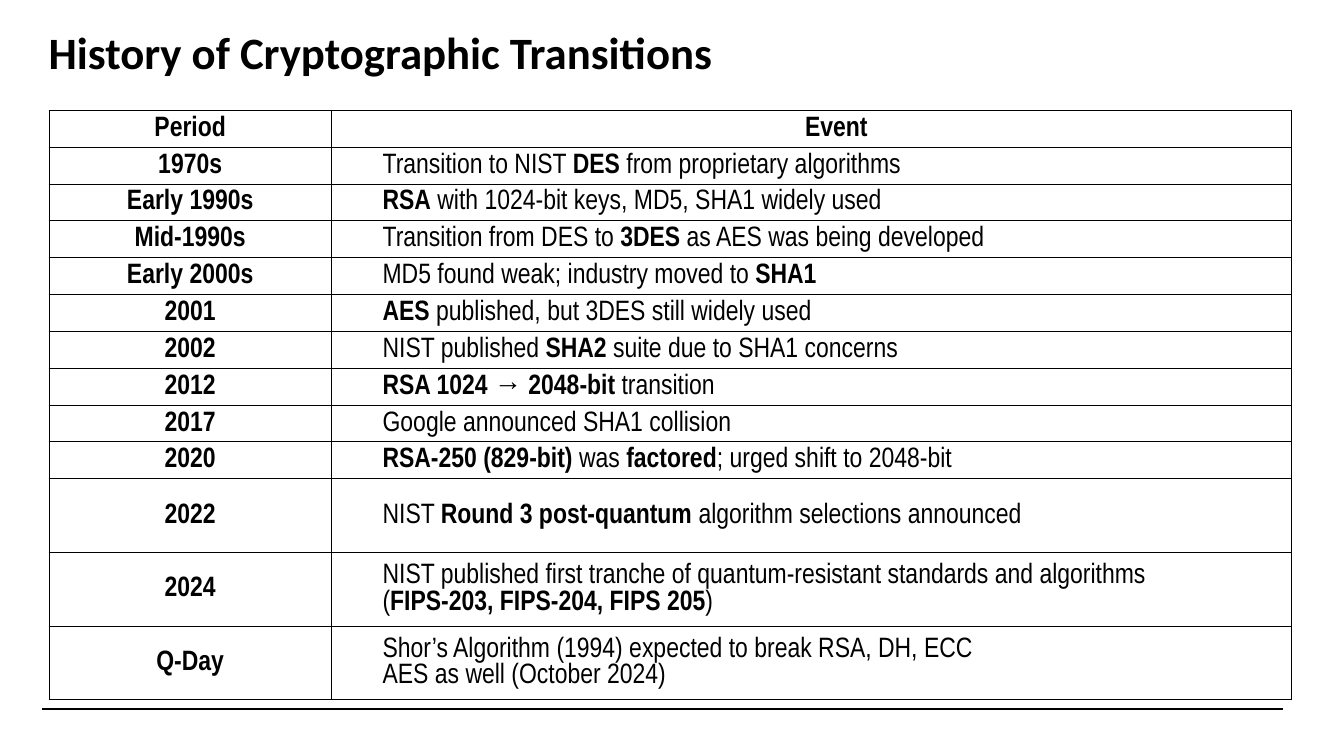
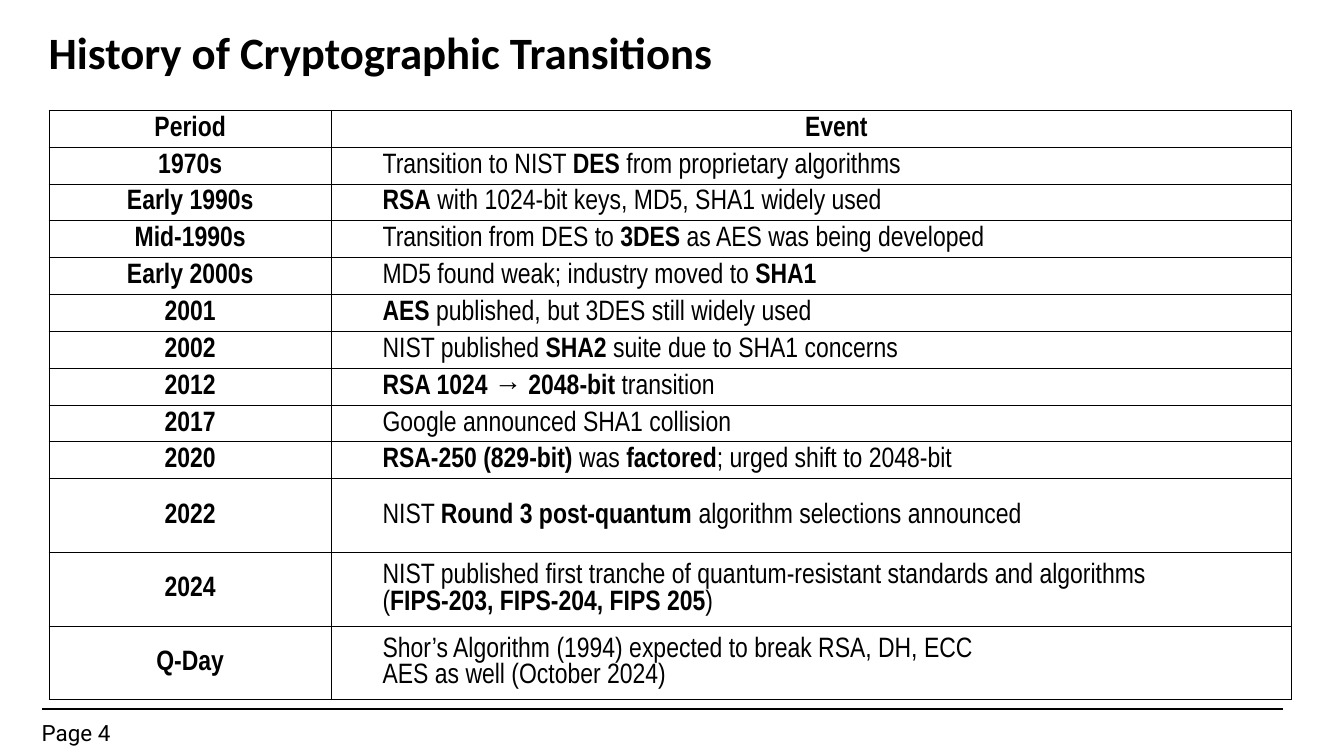
Before and after one commit to 7elmie/EGQCC, a slide deck: slide 4 of Presentations/5.Quantum Risk Assesment.pptx (slide 5 before the commit). Drawn at 1344x756 pixels with LibreOffice and Linux fonts; fonts in the diff are those of the drawing. Boxes give left, top, right and bottom in pixels: in the first picture for what was removed or moved away, otherwise in the second. Text is boxed around its words. In the diff, an @@ line names an element or a change of style, - is before the commit and + after.

```diff
--- a/Presentations/5.Quantum Risk Assesment.pptx
+++ b/Presentations/5.Quantum Risk Assesment.pptx
@@ page number added at (42, 725, 111, 746), 19.2 pt, text #000000 @@
+Page 4
```
Also in this commit, not shown: 6 other slides changed.
